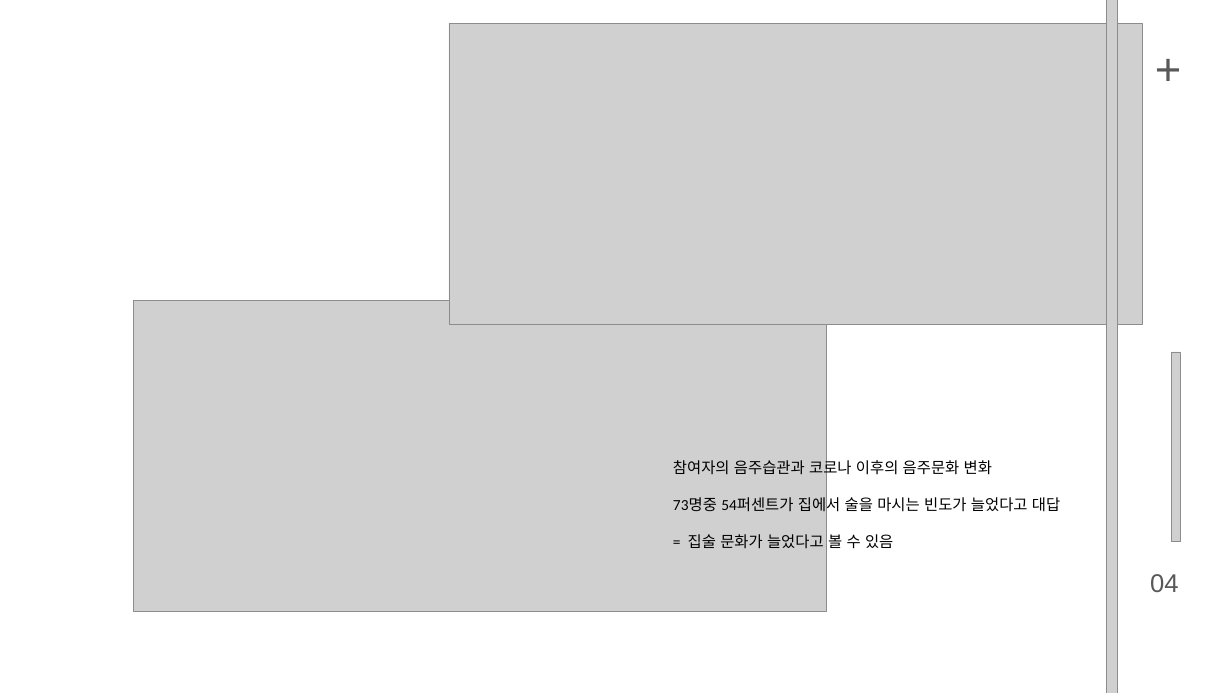
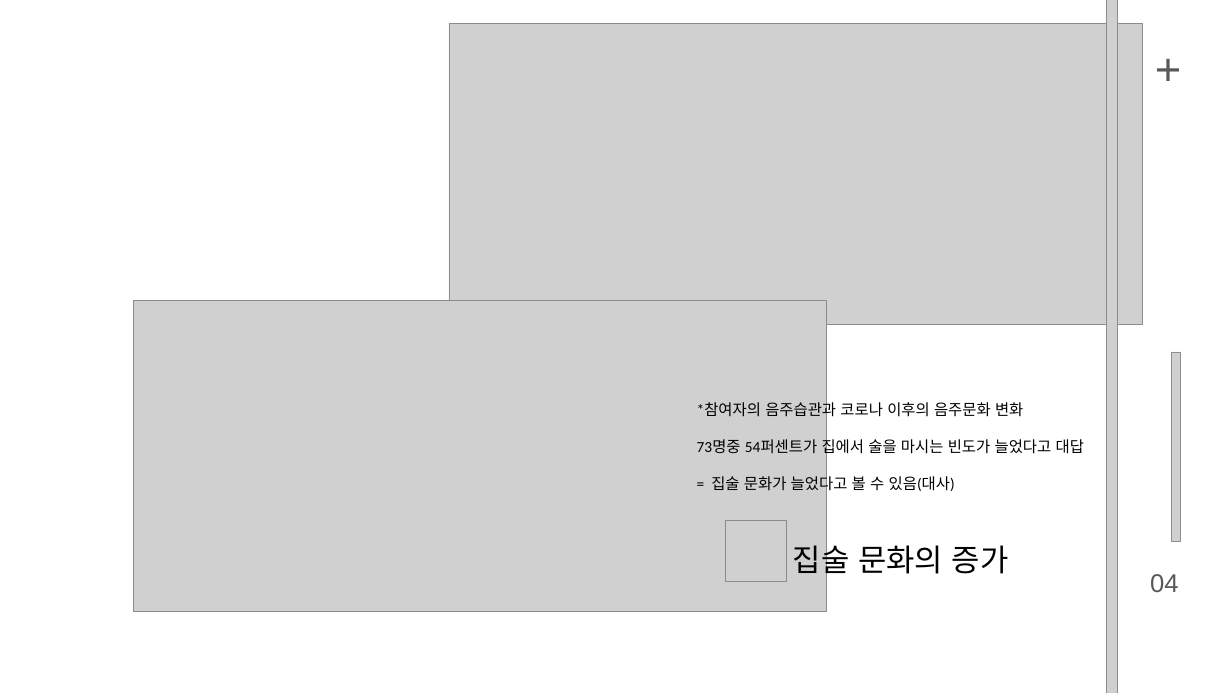
Before and after one commit to byungmeo/CockFit, a slide deck: slide 7 of Documents/방구석낭만_ppt위진영.pptx. Drawn at 1232x693 pixels with LibreOffice and Linux fonts; fonts in the diff are those of the drawing; grey boxes stand for pictures. Boxes give left, top, right and bottom in pixels: in the first picture for what was removed or moved away, otherwise in the second. Text is boxed around its words. In the diff, an @@ line names an element or a change of style, - is before the commit and + after.

```diff
--- a/Documents/방구석낭만_ppt위진영.pptx
+++ b/Documents/방구석낭만_ppt위진영.pptx
@@ text "*참여자의 음주습관과 코로나 이후의 음주문화 ...": place and size @@
-text "*참여자의 음주습관과 코로나 이후의 음주문화 ..." at box(673, 457, 1060, 549)
+text "*참여자의 음주습관과 코로나 이후의 음주문화 ..." at box(697, 399, 1084, 493)
@@ text at box(697, 399, 1023, 419): text changed @@
-참여자의 음주습관과 코로나 이후의 음주문화 변화
+*참여자의 음주습관과 코로나 이후의 음주문화 변화
@@ text at box(711, 473, 955, 493): text changed @@
-= 집술 문화가 늘었다고 볼 수 있음
+= 집술 문화가 늘었다고 볼 수 있음(대사)
@@ picture added at box(725, 520, 787, 582) @@
@@ text added at box(793, 540, 1009, 580), 36 pt, text #000000 @@
+집술 문화의 증가
```
Also in this commit, not shown: 8 other slides changed, 4 other files.
